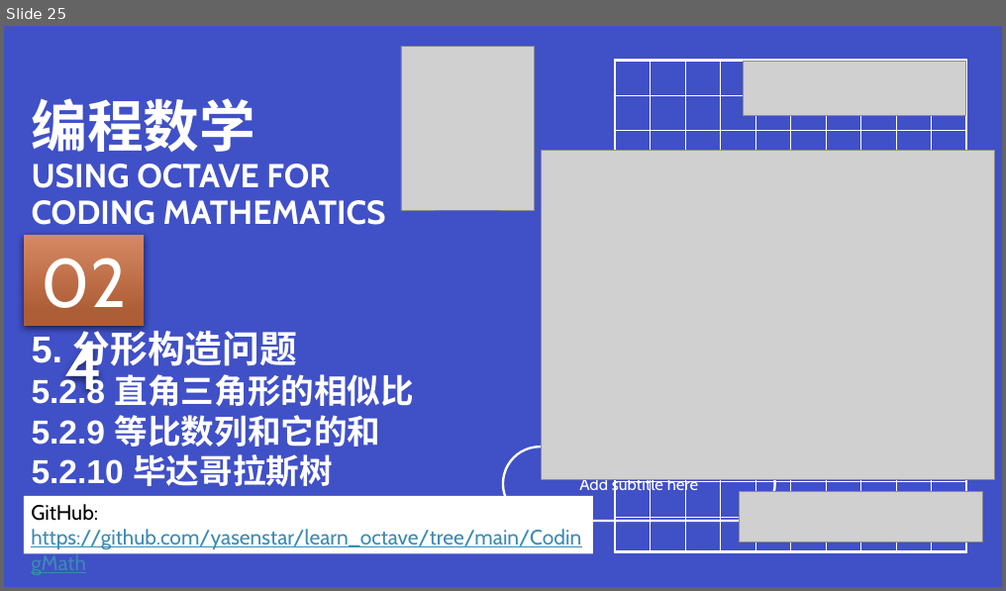
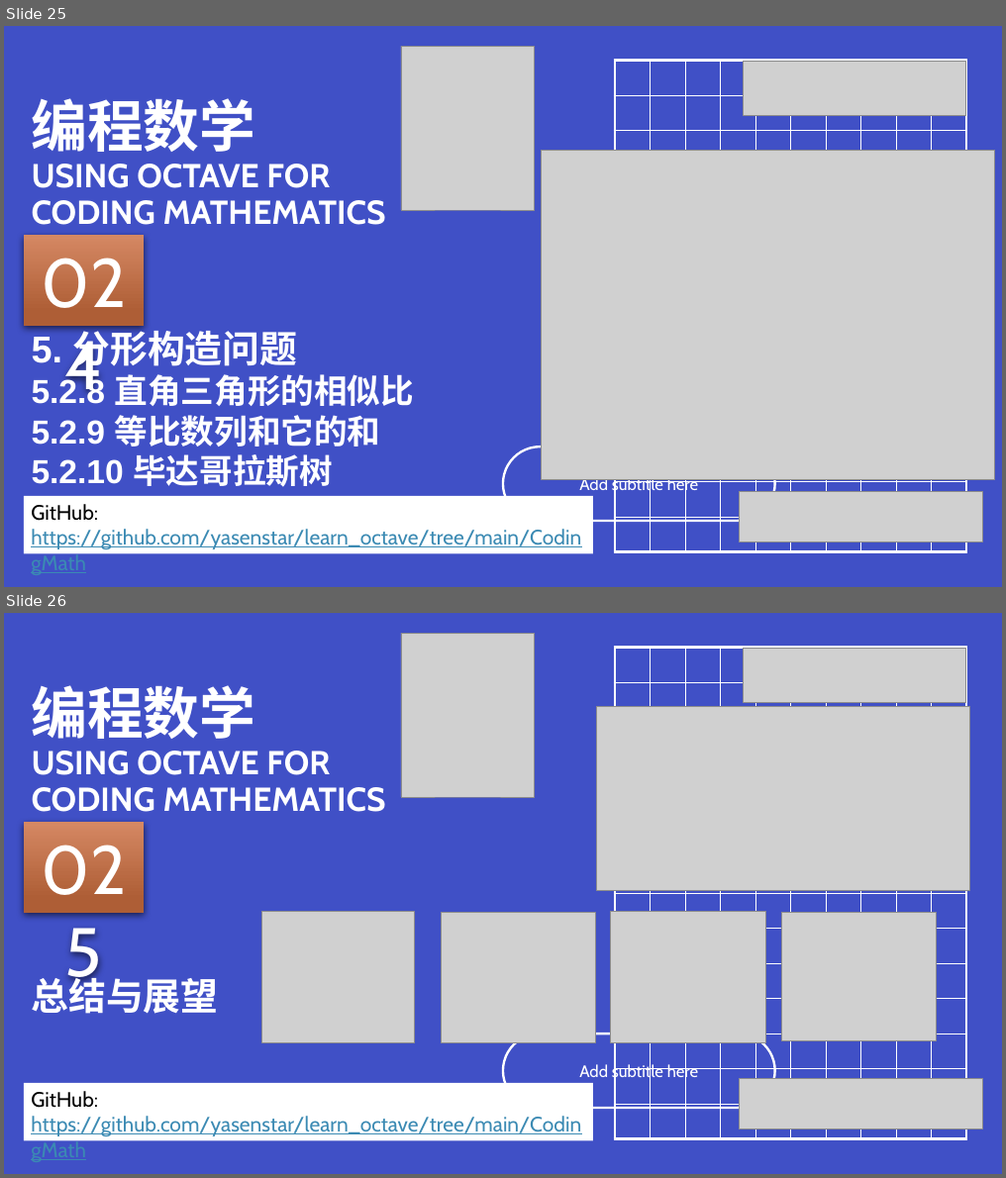
Before and after one commit to yasenstar/learn_octave, a slide deck: CodingMath/codingmath-covers.pptx. Shown one above the other, each under a label of ours: slide 25 before the commit, slides 25 and 26 after it. The pictures are 1006x591 and 1006x1178 pixels, drawn with LibreOffice and Linux fonts; fonts in the diff are those of the drawing; grey boxes stand for pictures. Boxes give left, top, right and bottom in pixels: in the first picture for what was removed or moved away, otherwise in the second. Text is boxed around its words. In the diff, an @@ line names an element or a change of style, - is before the commit and + after.

```diff
--- a/CodingMath/codingmath-covers.pptx
+++ b/CodingMath/codingmath-covers.pptx
@@ slide 26 added at (x1=4, y1=613, x2=1002, y2=1174), background #4050C6; not listed: 1 template element that a slide beside it also shows @@
@@ picture added at (x1=401, y1=633, x2=534, y2=797) @@
@@ picture added at (x1=743, y1=648, x2=965, y2=702) @@
@@ title added at (x1=32, y1=685, x2=386, y2=812), 32 pt, text #FFFFFF, bold @@
+编程数学
+USING OCTAVE FOR CODING MATHEMATICS
@@ picture added at (x1=596, y1=707, x2=969, y2=890) @@
@@ rectangle added at (x1=24, y1=822, x2=144, y2=912), fill gradient #D58863 to #AF5F35, 66 pt, text #FFFFFF @@
+025
@@ picture added at (x1=262, y1=912, x2=414, y2=1044) @@
@@ picture added at (x1=442, y1=912, x2=595, y2=1044) @@
@@ picture added at (x1=611, y1=912, x2=766, y2=1043) @@
@@ picture added at (x1=782, y1=912, x2=936, y2=1042) @@
@@ text added at (x1=32, y1=971, x2=219, y2=1014), 36 pt, text #FFFFFF, bold @@
+总结与展望
@@ rectangle added at (x1=24, y1=1083, x2=592, y2=1141), fill #FFFFFF, 20 pt, text #3B8AB3, underline @@
+GitHub: https://github.com/yasenstar/learn_octave/tree/main/CodingMath
@@ picture added at (x1=740, y1=1078, x2=982, y2=1130) @@
```
Also in this commit, not shown: 11 other files.
